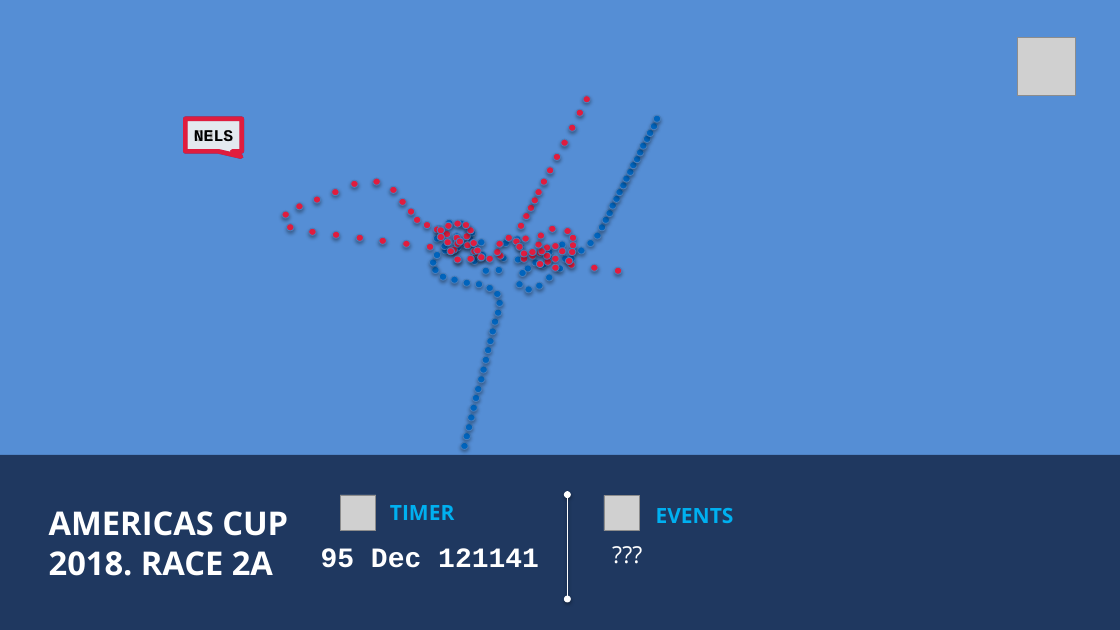
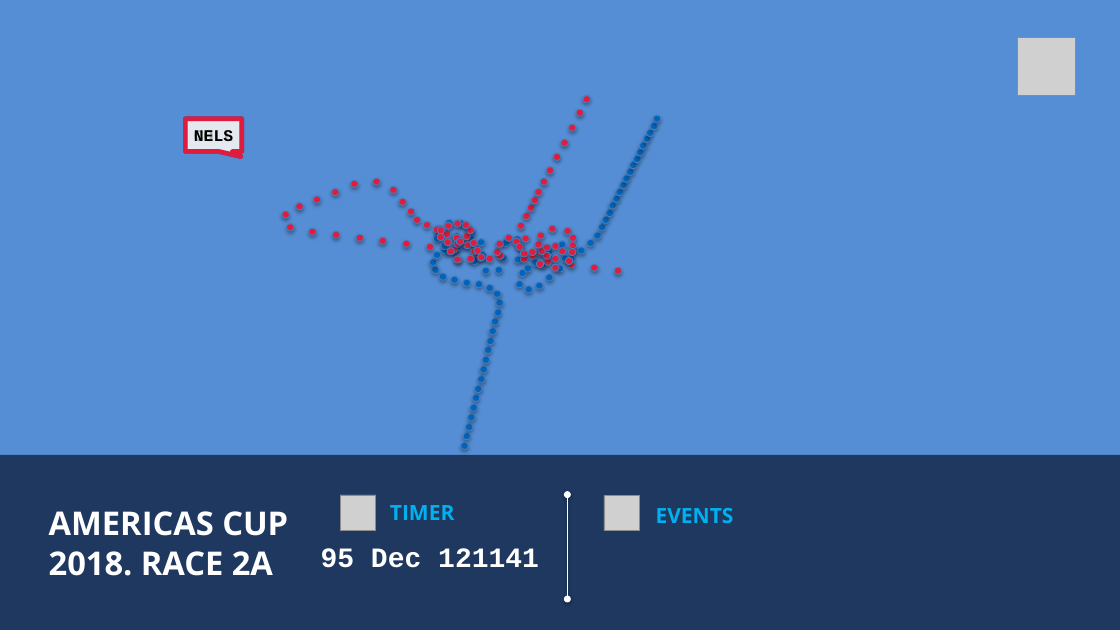
Before and after one commit to debrief/ppt_renderer, a slide deck: slide 1 of expected_test_results/master_template/long_tracks/long_tracks_temp.pptx. Drawn at 1120x630 pixels with LibreOffice and Linux fonts; fonts in the diff are those of the drawing; grey boxes stand for pictures. Boxes give left, top, right and bottom in pixels: in the first picture for what was removed or moved away, otherwise in the second. Text is boxed around its words. In the diff, an @@ line names an element or a change of style, - is before the commit and + after.

```diff
--- a/expected_test_results/master_template/long_tracks/long_tracks_temp.pptx
+++ b/expected_test_results/master_template/long_tracks/long_tracks_temp.pptx
@@ text in rectangle at [604,536,1116,629]: text removed @@
-???
```
Also in this commit, not shown: 5 other files.
